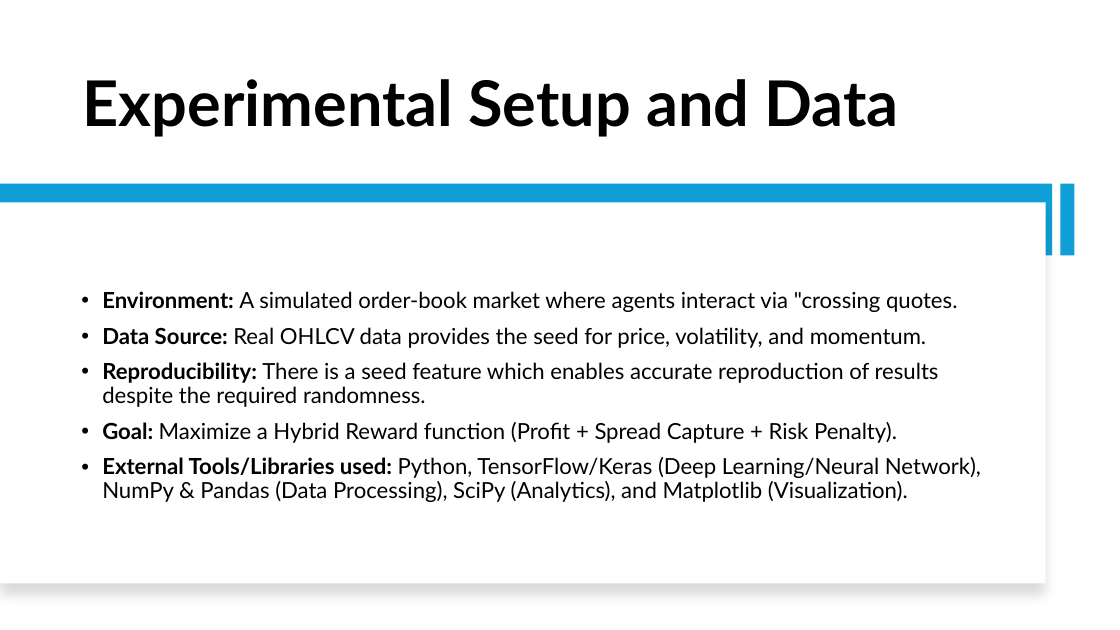
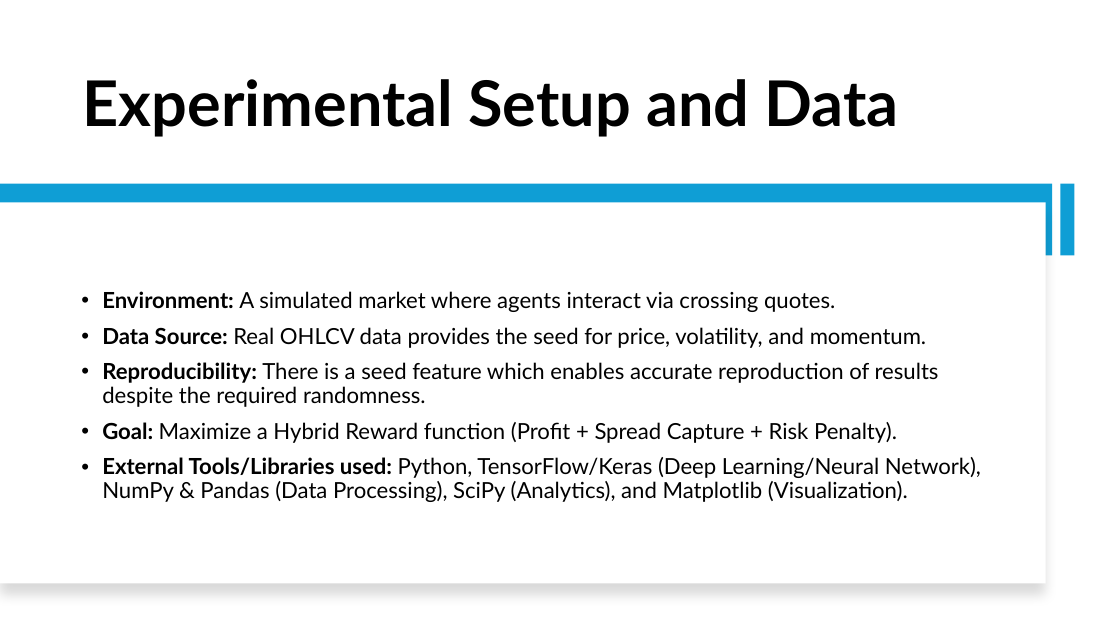
Before and after one commit to Srithwak/Coevolutionary_ARL_vs_EGT_agents_research, a slide deck: slide 3 of presentation.pptx. Drawn at 1120x630 pixels with LibreOffice and Linux fonts; fonts in the diff are those of the drawing. Boxes give left, top, right and bottom in pixels: in the first picture for what was removed or moved away, otherwise in the second. Text is boxed around its words. In the diff, an @@ line names an element or a change of style, - is before the commit and + after.

```diff
--- a/presentation.pptx
+++ b/presentation.pptx
@@ text at [102, 291, 835, 312]: text changed @@
-• Environment: A simulated order-book market where agents interact via "crossing quotes.
+• Environment: A simulated market where agents interact via crossing quotes.
```
Also in this commit, not shown: 2 other slides changed, 2 other files.
